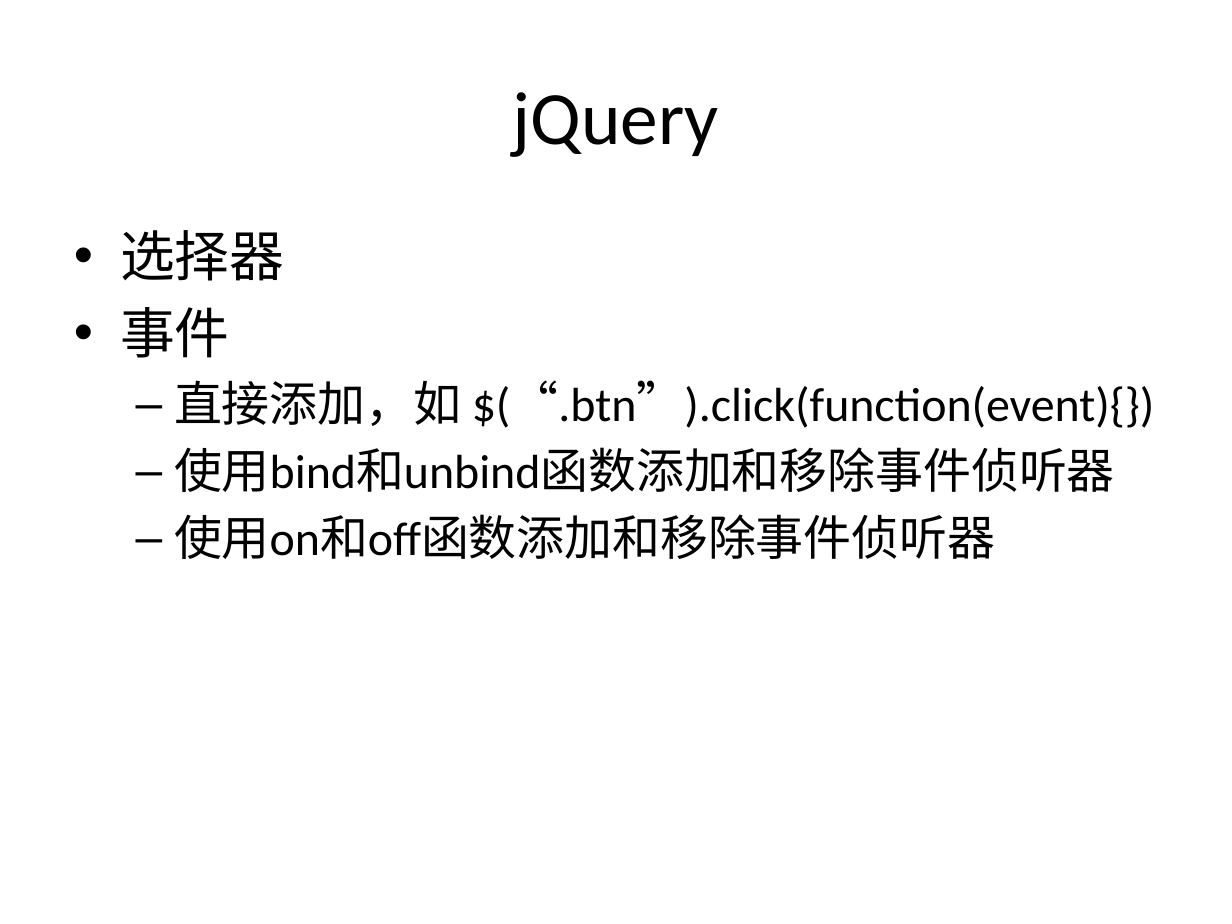
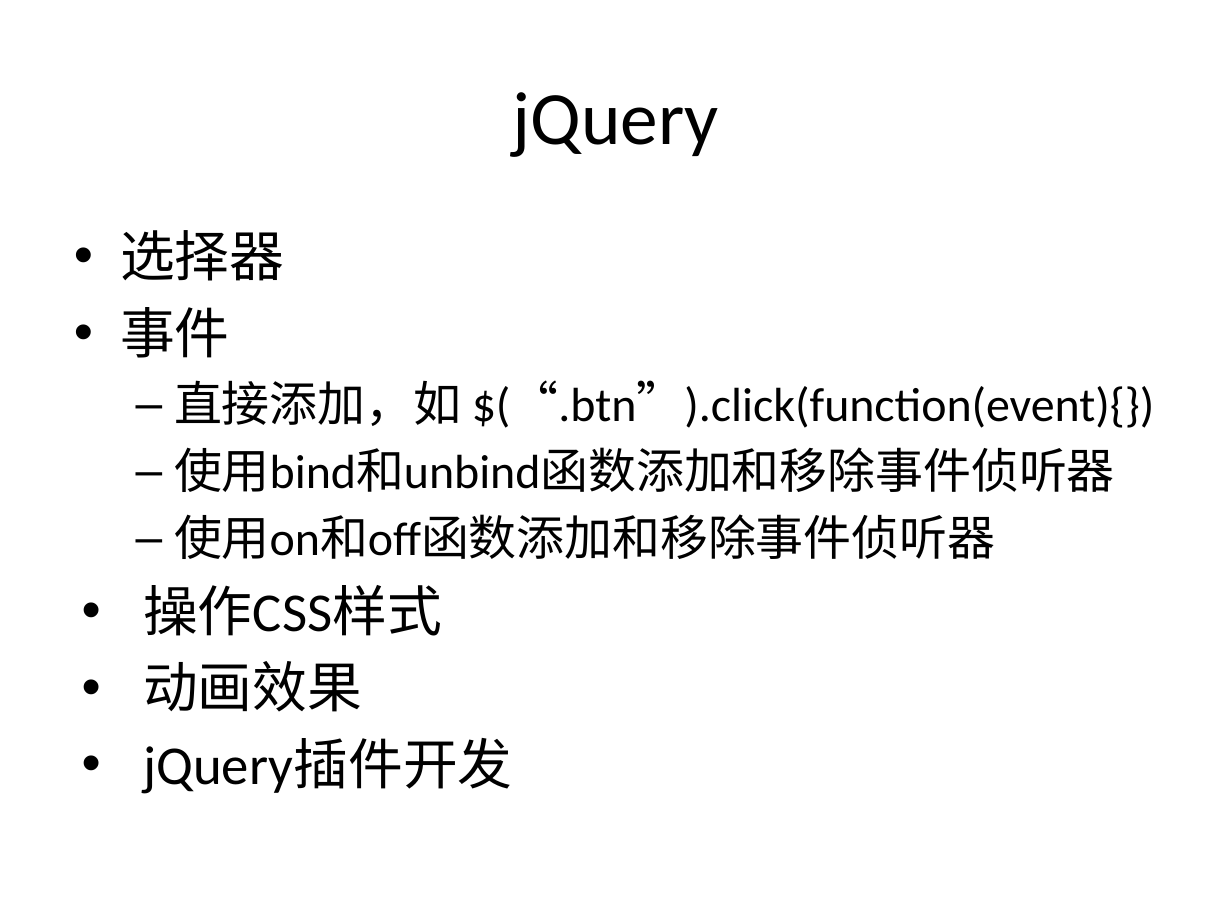
Before and after one commit to plter/HTML5Course20160612, a slide deck: slide 59 of Web前端教学记录.pptx. Drawn at 1232x924 pixels with LibreOffice and Linux fonts; fonts in the diff are those of the drawing. Boxes give left, top, right and bottom in pixels: in the first picture for what was removed or moved away, otherwise in the second. Text is boxed around its words. In the diff, an @@ line names an element or a change of style, - is before the commit and + after.

```diff
--- a/Web前端教学记录.pptx
+++ b/Web前端教学记录.pptx
@@ text at (143,585,512,794): paragraphs added @@
+• 操作CSS样式
+• 动画效果
+• jQuery插件开发
```
Also in this commit, not shown: 1 slide added, 21 other files.
